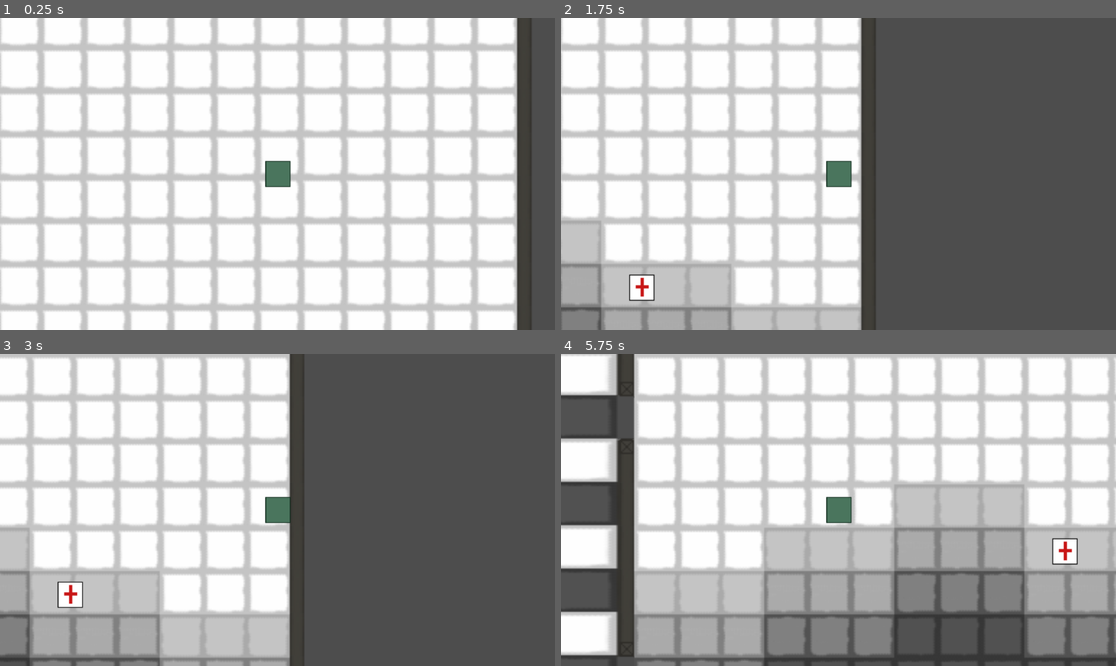
Above: before the commit, frames 1-4 (two rows, left to right).
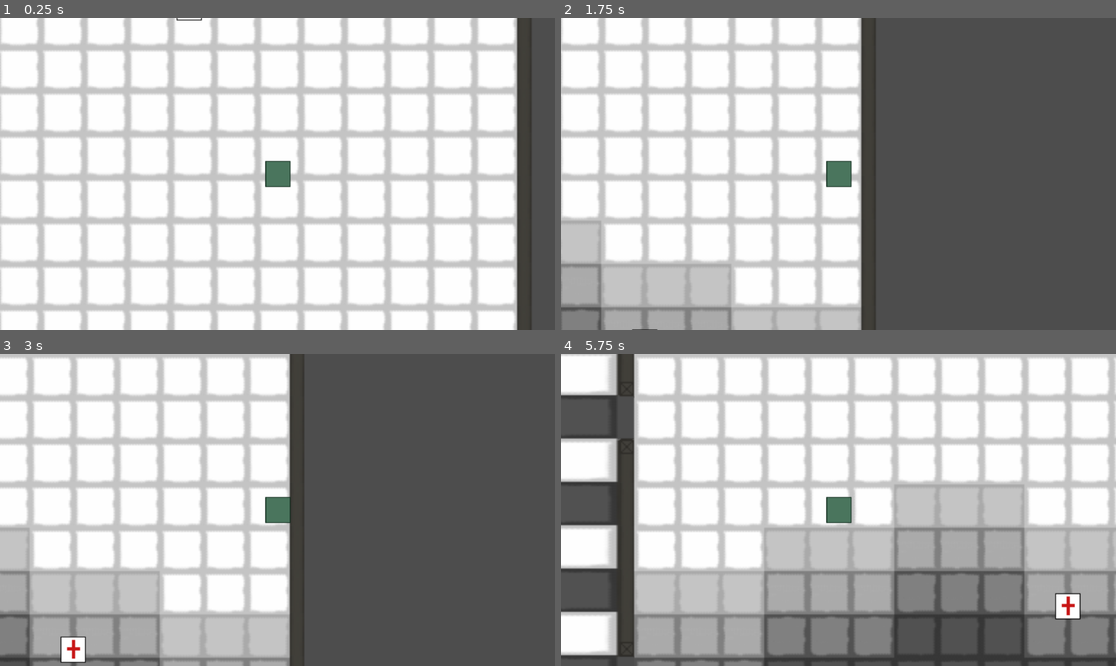
Above: after the commit, the same moments.

Repository: BZOgletree/piratesoftware-game-jab-01-2025
Game: Godot game, scene res://Scenes/Floor1/floor1.tscn
The game is run twice, just before and just after one commit, with the same random seed, the same clock (stepped at 60 frames per second) and the same inputs.
Inputs:
- Up to frame 1 (0.25 s): no input
- Up to frame 2 (1.75 s): tap Enter at 0.5 s; hold D (Right) 0.53-1.28 s; tap E (Bite) at 0.6 s; hold S (Down) from 1.28 s (still down); tap Q (Claw) at 1.35 s
- Up to frame 3 (3 s): release S (Down) at 2.03 s; hold D (Right) 2.03-2.78 s; tap E (Bite) at 2.1 s; tap Space at 2.75 s; hold W (Up) from 2.78 s (still down); tap Q (Claw) at 2.85 s
- Up to frame 4 (5.75 s): release W (Up) at 3.53 s; hold A (Left) 3.53-5.03 s; tap E (Bite) at 3.6, 5.1 s; tap Q (Claw) at 4.35 s; hold S (Down) from 5.03 s (still down)

The runs differ from the first frame. In frame 1, less than 0.1% of the frame differs, in the area x 31-37%, y 0-1%; in frame 2, 0.4%; in frame 3, 0.8%, in the area x 10-16%, y 72-100%; in frame 4, 0.8%.

Commit message:
Added all 21 targets and thier pathways, updated doorway waypoints locations, named all targets

Diff:
--- a/game-jam-2025/Scenes/Floor1/floor1.tscn
+++ b/game-jam-2025/Scenes/Floor1/floor1.tscn
@@ -94,8 +94,8 @@
 sources/0 = SubResource("TileSetAtlasSource_3mdkl")
 
 [sub_resource type="SegmentShape2D" id="SegmentShape2D_20ywh"]
-a = Vector2(0, -1)
-b = Vector2(0, 1)
+a = Vector2(-1, 0)
+b = Vector2(0, 0)
 
 [node name="First Floor" type="Node2D"]
 position = Vector2(1, 0)
@@ -142,8 +142,8 @@
 [node name="Camera2D" type="Camera2D" parent="Player"]
 zoom = Vector2(3, 3)
 
-[node name="Target" parent="." node_paths=PackedStringArray("player", "escape_location", "escape_waypoint_1", "escape_waypoint_2", "escape_waypoint_3") instance=ExtResource("3_pycy6")]
-position = Vector2(2118, 290)
+[node name="Mark" parent="." node_paths=PackedStringArray("player", "escape_location", "escape_waypoint_1", "escape_waypoint_2", "escape_waypoint_3") instance=ExtResource("3_pycy6")]
+position = Vector2(2120, 328)
 player = NodePath("../Player")
 escape_location = NodePath("../EscapeLocation")
 escape_waypoint_1 = NodePath("../DoorwayWaypoint5")
@@ -151,87 +151,281 @@
 escape_waypoint_3 = NodePath("../DoorwayWaypoint3")
 number_of_waypoints_prior_to_escape = 3
 
+[node name="Mitch" parent="." node_paths=PackedStringArray("player", "escape_location", "escape_waypoint_1") instance=ExtResource("3_pycy6")]
+position = Vector2(313, -285)
+player = NodePath("../Player")
+escape_location = NodePath("../EscapeLocation")
+escape_waypoint_1 = NodePath("../DoorwayWaypoint")
+number_of_waypoints_prior_to_escape = 1
+
+[node name="Allen" parent="." node_paths=PackedStringArray("player", "escape_location", "escape_waypoint_1", "escape_waypoint_2", "escape_waypoint_3", "escape_waypoint_4") instance=ExtResource("3_pycy6")]
+position = Vector2(2043, 6)
+player = NodePath("../Player")
+escape_location = NodePath("../EscapeLocation")
+escape_waypoint_1 = NodePath("../DoorwayWaypoint4")
+escape_waypoint_2 = NodePath("../DoorwayWaypoint2")
+escape_waypoint_3 = NodePath("../DoorwayWaypoint3")
+escape_waypoint_4 = NodePath("../DoorwayWaypoint")
+number_of_waypoints_prior_to_escape = 4
+
+[node name="Jason" parent="." node_paths=PackedStringArray("player", "escape_location", "escape_waypoint_1", "escape_waypoint_2") instance=ExtResource("3_pycy6")]
+position = Vector2(-248, 0)
+player = NodePath("../Player")
+escape_location = NodePath("../EscapeLocation")
+escape_waypoint_1 = NodePath("../DoorwayWaypoint9")
+escape_waypoint_2 = NodePath("../DoorwayWaypoint")
+number_of_waypoints_prior_to_escape = 2
+
+[node name="Miranda" parent="." node_paths=PackedStringArray("player", "escape_location", "escape_waypoint_1", "escape_waypoint_2", "escape_waypoint_3", "escape_waypoint_4") instance=ExtResource("3_pycy6")]
+position = Vector2(292, 383)
+player = NodePath("../Player")
+escape_location = NodePath("../EscapeLocation")
+escape_waypoint_1 = NodePath("../DoorwayWaypoint16/Work station 2")
+escape_waypoint_2 = NodePath("../DoorwayWaypoint5")
+escape_waypoint_3 = NodePath("../DoorwayWaypoint4")
+escape_waypoint_4 = NodePath("../DoorwayWaypoint2")
+number_of_waypoints_prior_to_escape = 4
+
+[node name="Ally" parent="." node_paths=PackedStringArray("player", "escape_location", "escape_waypoint_1", "escape_waypoint_2", "escape_waypoint_3") instance=ExtResource("3_pycy6")]
+position = Vector2(576, 76)
+player = NodePath("../Player")
+escape_location = NodePath("../EscapeLocation")
+escape_waypoint_1 = NodePath("../DoorwayWaypoint8")
+escape_waypoint_2 = NodePath("../DoorwayWaypoint9")
+escape_waypoint_3 = NodePath("../DoorwayWaypoint")
+number_of_waypoints_prior_to_escape = 3
+
+[node name="Guard Abe" parent="." node_paths=PackedStringArray("player", "escape_location", "escape_waypoint_1", "escape_waypoint_2", "escape_waypoint_3", "escape_waypoint_4", "escape_waypoint_5") instance=ExtResource("3_pycy6")]
+position = Vector2(1067, -456)
+player = NodePath("../Player")
+escape_location = NodePath("../EscapeLocation")
+escape_waypoint_1 = NodePath("../DoorwayWaypoint2")
+escape_waypoint_2 = NodePath("../DoorwayWaypoint4")
+escape_waypoint_3 = NodePath("../DoorwayWaypoint5")
+escape_waypoint_4 = NodePath("../DoorwayWaypoint16/Work station 3")
+escape_waypoint_5 = NodePath("../DoorwayWaypoint3")
+number_of_waypoints_prior_to_escape = 5
+
+[node name="Guard Lincon" parent="." node_paths=PackedStringArray("player", "escape_location", "escape_waypoint_1", "escape_waypoint_2", "escape_waypoint_3", "escape_waypoint_4", "escape_waypoint_5") instance=ExtResource("3_pycy6")]
+position = Vector2(795, -458)
+player = NodePath("../Player")
+escape_location = NodePath("../EscapeLocation")
+escape_waypoint_1 = NodePath("../DoorwayWaypoint")
+escape_waypoint_2 = NodePath("../DoorwayWaypoint9")
+escape_waypoint_3 = NodePath("../DoorwayWaypoint8")
+escape_waypoint_4 = NodePath("../DoorwayWaypoint16/Work station 3")
+escape_waypoint_5 = NodePath("../DoorwayWaypoint3")
+number_of_waypoints_prior_to_escape = 5
+
+[node name="Bilbo" parent="." node_paths=PackedStringArray("player", "escape_location", "escape_waypoint_1", "escape_waypoint_2", "escape_waypoint_3") instance=ExtResource("3_pycy6")]
+position = Vector2(1535, -145)
+player = NodePath("../Player")
+escape_location = NodePath("../EscapeLocation")
+escape_waypoint_1 = NodePath("../DoorwayWaypoint11")
+escape_waypoint_2 = NodePath("../DoorwayWaypoint16/Work station 3")
+escape_waypoint_3 = NodePath("../DoorwayWaypoint3")
+number_of_waypoints_prior_to_escape = 3
+
+[node name="Andy" parent="." node_paths=PackedStringArray("player", "escape_location", "escape_waypoint_1", "escape_waypoint_2", "escape_waypoint_3", "escape_waypoint_4") instance=ExtResource("3_pycy6")]
+position = Vector2(1659, -143)
+player = NodePath("../Player")
+escape_location = NodePath("../EscapeLocation")
+escape_waypoint_1 = NodePath("../DoorwayWaypoint12")
+escape_waypoint_2 = NodePath("../DoorwayWaypoint13")
+escape_waypoint_3 = NodePath("../DoorwayWaypoint4")
+escape_waypoint_4 = NodePath("../DoorwayWaypoint2")
+number_of_waypoints_prior_to_escape = 4
+
+[node name="Randy" parent="." node_paths=PackedStringArray("player", "escape_location", "escape_waypoint_1", "escape_waypoint_2", "escape_waypoint_3", "escape_waypoint_4") instance=ExtResource("3_pycy6")]
+position = Vector2(252, -117)
+player = NodePath("../Player")
+escape_location = NodePath("../EscapeLocation")
+escape_waypoint_1 = NodePath("../DoorwayWaypoint10")
+escape_waypoint_2 = NodePath("../DoorwayWaypoint5")
+escape_waypoint_3 = NodePath("../DoorwayWaypoint4")
+escape_waypoint_4 = NodePath("../DoorwayWaypoint2")
+number_of_waypoints_prior_to_escape = 4
+
+[node name="Bolt" parent="." node_paths=PackedStringArray("player", "escape_location", "escape_waypoint_1", "escape_waypoint_2", "escape_waypoint_3", "escape_waypoint_4", "escape_waypoint_5") instance=ExtResource("3_pycy6")]
+position = Vector2(1485, 355)
+player = NodePath("../Player")
+escape_location = NodePath("../EscapeLocation")
+escape_waypoint_1 = NodePath("../DoorwayWaypoint7")
+escape_waypoint_2 = NodePath("../DoorwayWaypoint9")
+escape_waypoint_3 = NodePath("../DoorwayWaypoint")
+escape_waypoint_4 = NodePath("../DoorwayWaypoint3")
+escape_waypoint_5 = NodePath("../DoorwayWaypoint4")
+number_of_waypoints_prior_to_escape = 6
+
+[node name="Jessica" parent="." node_paths=PackedStringArray("player", "escape_location", "escape_waypoint_1") instance=ExtResource("3_pycy6")]
+position = Vector2(1240, 75)
+player = NodePath("../Player")
+escape_location = NodePath("../EscapeLocation")
+escape_waypoint_1 = NodePath("../DoorwayWaypoint3")
+number_of_waypoints_prior_to_escape = 1
+
+[node name="Micheal" parent="." node_paths=PackedStringArray("player", "escape_location", "escape_waypoint_1", "escape_waypoint_2", "escape_waypoint_3", "escape_waypoint_4") instance=ExtResource("3_pycy6")]
+position = Vector2(913, -277)
+player = NodePath("../Player")
+escape_location = NodePath("../EscapeLocation")
+escape_waypoint_1 = NodePath("../DoorwayWaypoint3")
+escape_waypoint_2 = NodePath("../DoorwayWaypoint16/Work station 4")
+escape_waypoint_3 = NodePath("../DoorwayWaypoint10")
+escape_waypoint_4 = NodePath("../DoorwayWaypoint3")
+number_of_waypoints_prior_to_escape = 4
+
+[node name="Kongo" parent="." node_paths=PackedStringArray("player", "escape_location", "escape_waypoint_1", "escape_waypoint_2", "escape_waypoint_3", "escape_waypoint_4") instance=ExtResource("3_pycy6")]
+position = Vector2(722, 101)
+player = NodePath("../Player")
+escape_location = NodePath("../EscapeLocation")
+escape_waypoint_1 = NodePath("../DoorwayWaypoint16/Work station 4")
+escape_waypoint_2 = NodePath("../DoorwayWaypoint7")
+escape_waypoint_3 = NodePath("../DoorwayWaypoint9")
+escape_waypoint_4 = NodePath("../DoorwayWaypoint")
+number_of_waypoints_prior_to_escape = 4
+
+[node name="Jacob" parent="." node_paths=PackedStringArray("player", "escape_location", "escape_waypoint_1", "escape_waypoint_2", "escape_waypoint_3", "escape_waypoint_4", "escape_waypoint_5") instance=ExtResource("3_pycy6")]
+position = Vector2(-233, -287)
+player = NodePath("../Player")
+escape_location = NodePath("../EscapeLocation")
+escape_waypoint_1 = NodePath("../DoorwayWaypoint15")
+escape_waypoint_2 = NodePath("../DoorwayWaypoint16")
+escape_waypoint_3 = NodePath("../DoorwayWaypoint14")
+escape_waypoint_4 = NodePath("../DoorwayWaypoint10")
+escape_waypoint_5 = NodePath("../DoorwayWaypoint3")
+number_of_waypoints_prior_to_escape = 5
+
+[node name="Phillip" parent="." node_paths=PackedStringArray("player", "escape_location", "escape_waypoint_1", "escape_waypoint_2", "escape_waypoint_3", "escape_waypoint_4", "escape_waypoint_5") instance=ExtResource("3_pycy6")]
+position = Vector2(904, 436)
+player = NodePath("../Player")
+escape_location = NodePath("../EscapeLocation")
+escape_waypoint_1 = NodePath("../DoorwayWaypoint7")
+escape_waypoint_2 = NodePath("../DoorwayWaypoint8")
+escape_waypoint_3 = NodePath("../DoorwayWaypoint15")
+escape_waypoint_4 = NodePath("../DoorwayWaypoint9")
+escape_waypoint_5 = NodePath("../DoorwayWaypoint")
+number_of_waypoints_prior_to_escape = 5
+
+[node name="Seb" parent="." node_paths=PackedStringArray("player", "escape_location", "escape_waypoint_1", "escape_waypoint_2", "escape_waypoint_3", "escape_waypoint_4") instance=ExtResource("3_pycy6")]
+position = Vector2(-444, 466)
+player = NodePath("../Player")
+escape_location = NodePath("../EscapeLocation")
+escape_waypoint_1 = NodePath("../DoorwayWaypoint7")
+escape_waypoint_2 = NodePath("../DoorwayWaypoint6")
+escape_waypoint_3 = NodePath("../DoorwayWaypoint5")
+escape_waypoint_4 = NodePath("../DoorwayWaypoint3")
+number_of_waypoints_prior_to_escape = 4
+
+[node name="Alex" parent="." node_paths=PackedStringArray("player", "escape_location", "escape_waypoint_1") instance=ExtResource("3_pycy6")]
+position = Vector2(1577, -307)
+player = NodePath("../Player")
+escape_location = NodePath("../EscapeLocation")
+escape_waypoint_1 = NodePath("../DoorwayWaypoint2")
+number_of_waypoints_prior_to_escape = 1
+
+[node name="Jeff" parent="." node_paths=PackedStringArray("player", "escape_location", "escape_waypoint_1", "escape_waypoint_2", "escape_waypoint_3", "escape_waypoint_4", "escape_waypoint_5") instance=ExtResource("3_pycy6")]
+position = Vector2(191, -123)
+player = NodePath("../Player")
+escape_location = NodePath("../EscapeLocation")
+escape_waypoint_1 = NodePath("../DoorwayWaypoint14")
+escape_waypoint_2 = NodePath("../DoorwayWaypoint16")
+escape_waypoint_3 = NodePath("../DoorwayWaypoint15")
+escape_waypoint_4 = NodePath("../DoorwayWaypoint9")
+escape_waypoint_5 = NodePath("../DoorwayWaypoint")
+number_of_waypoints_prior_to_escape = 5
+
+[node name="Geoff" parent="." node_paths=PackedStringArray("player", "escape_location", "escape_waypoint_1", "escape_waypoint_2", "escape_waypoint_3", "escape_waypoint_4") instance=ExtResource("3_pycy6")]
+position = Vector2(2121, -155)
+player = NodePath("../Player")
+escape_location = NodePath("../EscapeLocation")
+escape_waypoint_1 = NodePath("../DoorwayWaypoint13")
+escape_waypoint_2 = NodePath("../DoorwayWaypoint12")
+escape_waypoint_3 = NodePath("../DoorwayWaypoint11")
+escape_waypoint_4 = NodePath("../DoorwayWaypoint3")
+number_of_waypoints_prior_to_escape = 4
+
 [node name="EscapeLocation" parent="." instance=ExtResource("9_b3ht4")]
 position = Vector2(919.235, -581.646)
 scale = Vector2(0.75, 0.5)
 
 [node name="DoorwayWaypoint" type="Area2D" parent="."]
-position = Vector2(655, -281)
+position = Vector2(689, -280)
 
 [node name="CollisionShape2D" type="CollisionShape2D" parent="DoorwayWaypoint"]
 shape = SubResource("SegmentShape2D_20ywh")
 
 [node name="DoorwayWaypoint2" type="Area2D" parent="."]
-position = Vector2(1180, -277)
+position = Vector2(1139, -277)
 
 [node name="CollisionShape2D" type="CollisionShape2D" parent="DoorwayWaypoint2"]
 shape = SubResource("SegmentShape2D_20ywh")
 
 [node name="DoorwayWaypoint3" type="Area2D" parent="."]
-position = Vector2(913, -42)
+position = Vector2(914, -30)
 rotation = 1.5708
 
 [node name="CollisionShape2D" type="CollisionShape2D" parent="DoorwayWaypoint3"]
 shape = SubResource("SegmentShape2D_20ywh")
 
 [node name="DoorwayWaypoint4" type="Area2D" parent="."]
-position = Vector2(1832, -279)
+position = Vector2(1824, -283)
+rotation = 3.14159
 
 [node name="CollisionShape2D" type="CollisionShape2D" parent="DoorwayWaypoint4"]
 shape = SubResource("SegmentShape2D_20ywh")
 
 [node name="DoorwayWaypoint5" type="Area2D" parent="."]
-position = Vector2(1851, 199)
+position = Vector2(1884, 198)
 
 [node name="CollisionShape2D" type="CollisionShape2D" parent="DoorwayWaypoint5"]
 shape = SubResource("SegmentShape2D_20ywh")
 
 [node name="DoorwayWaypoint6" type="Area2D" parent="."]
-position = Vector2(1848.06, 356.128)
+position = Vector2(1887, 377)
 
 [node name="CollisionShape2D" type="CollisionShape2D" parent="DoorwayWaypoint6"]
 shape = SubResource("SegmentShape2D_20ywh")
 
 [node name="DoorwayWaypoint7" type="Area2D" parent="."]
-position = Vector2(-32.0784, 351.371)
+position = Vector2(-49, 377)
 
 [node name="CollisionShape2D" type="CollisionShape2D" parent="DoorwayWaypoint7"]
 shape = SubResource("SegmentShape2D_20ywh")
 
 [node name="DoorwayWaypoint8" type="Area2D" parent="."]
-position = Vector2(-38.0244, 164.666)
+position = Vector2(-45, 196)
 
 [node name="CollisionShape2D" type="CollisionShape2D" parent="DoorwayWaypoint8"]
 shape = SubResource("SegmentShape2D_20ywh")
 
 [node name="DoorwayWaypoint9" type="Area2D" parent="."]
-position = Vector2(-38.0244, -304.025)
+position = Vector2(-46, -284)
 
 [node name="CollisionShape2D" type="CollisionShape2D" parent="DoorwayWaypoint9"]
 shape = SubResource("SegmentShape2D_20ywh")
 
 [node name="DoorwayWaypoint10" type="Area2D" parent="."]
-position = Vector2(242.938, 19.7746)
+position = Vector2(219, 35)
 rotation = 1.5708
 
 [node name="CollisionShape2D" type="CollisionShape2D" parent="DoorwayWaypoint10"]
 shape = SubResource("SegmentShape2D_20ywh")
 
 [node name="DoorwayWaypoint11" type="Area2D" parent="."]
-position = Vector2(1633, 32)
+position = Vector2(1597, 29)
 rotation = 1.5708
 
 [node name="CollisionShape2D" type="CollisionShape2D" parent="DoorwayWaypoint11"]
 shape = SubResource("SegmentShape2D_20ywh")
 
 [node name="DoorwayWaypoint12" type="Area2D" parent="."]
-position = Vector2(1768, -128)
+position = Vector2(1763, -122)
 
 [node name="CollisionShape2D" type="CollisionShape2D" parent="DoorwayWaypoint12"]
 shape = SubResource("SegmentShape2D_20ywh")
 
 [node name="DoorwayWaypoint13" type="Area2D" parent="."]
-position = Vector2(1869, -130)
+position = Vector2(1883, -130)
 rotation = 1.5708
 
 [node name="CollisionShape2D" type="CollisionShape2D" parent="DoorwayWaypoint13"]
@@ -240,23 +434,47 @@
 shape = SubResource("SegmentShape2D_20ywh")
 
 [node name="DoorwayWaypoint14" type="Area2D" parent="."]
-position = Vector2(167.343, -121.337)
-rotation = 1.5708
+position = Vector2(118, -122)
 
 [node name="CollisionShape2D" type="CollisionShape2D" parent="DoorwayWaypoint14"]
 shape = SubResource("SegmentShape2D_20ywh")
 
 [node name="DoorwayWaypoint15" type="Area2D" parent="."]
-position = Vector2(-36.7646, -130.156)
-rotation = 1.5708
+position = Vector2(-23, -135)
 
 [node name="CollisionShape2D" type="CollisionShape2D" parent="DoorwayWaypoint15"]
 shape = SubResource("SegmentShape2D_20ywh")
 
-[node name="Target2" parent="." node_paths=PackedStringArray("player", "escape_location", "escape_waypoint_1", "escape_waypoint_2") instance=ExtResource("3_pycy6")]
-position = Vector2(2121, -155)
-player = NodePath("../Player")
-escape_location = NodePath("../EscapeLocation")
-escape_waypoint_1 = NodePath("../DoorwayWaypoint4")
-escape_waypoint_2 = NodePath("../DoorwayWaypoint15")
-number_of_waypoints_prior_to_escape = 2
+[node name="DoorwayWaypoint16" type="Area2D" parent="."]
+position = Vector2(52, -125)
+
+[node name="CollisionShape2D" type="CollisionShape2D" parent="DoorwayWaypoint16"]
+shape = SubResource("SegmentShape2D_20ywh")
+
+[node name="Work station 1" type="Area2D" parent="DoorwayWaypoint16"]
+position = Vector2(525, 202)
+rotation = 1.5708
+
+[node name="CollisionShape2D" type="CollisionShape2D" parent="DoorwayWaypoint16/Work station 1"]
+shape = SubResource("SegmentShape2D_20ywh")
+
+[node name="Work station 2" type="Area2D" parent="DoorwayWaypoint16"]
+position = Vector2(1186, 205)
+rotation = 1.5708
+
+[node name="CollisionShape2D" type="CollisionShape2D" parent="DoorwayWaypoint16/Work station 2"]
+shape = SubResource("SegmentShape2D_20ywh")
+
+[node name="Work station 3" type="Area2D" parent="DoorwayWaypoint16"]
+position = Vector2(1188, 474)
+rotation = 1.5708
+
+[node name="CollisionShape2D" type="CollisionShape2D" parent="DoorwayWaypoint16/Work station 3"]
+shape = SubResource("SegmentShape2D_20ywh")
+
+[node name="Work station 4" type="Area2D" parent="DoorwayWaypoint16"]
+position = Vector2(528, 498)
+rotation = 1.5708
+
+[node name="CollisionShape2D" type="CollisionShape2D" parent="DoorwayWaypoint16/Work station 4"]
+shape = SubResource("SegmentShape2D_20ywh")
